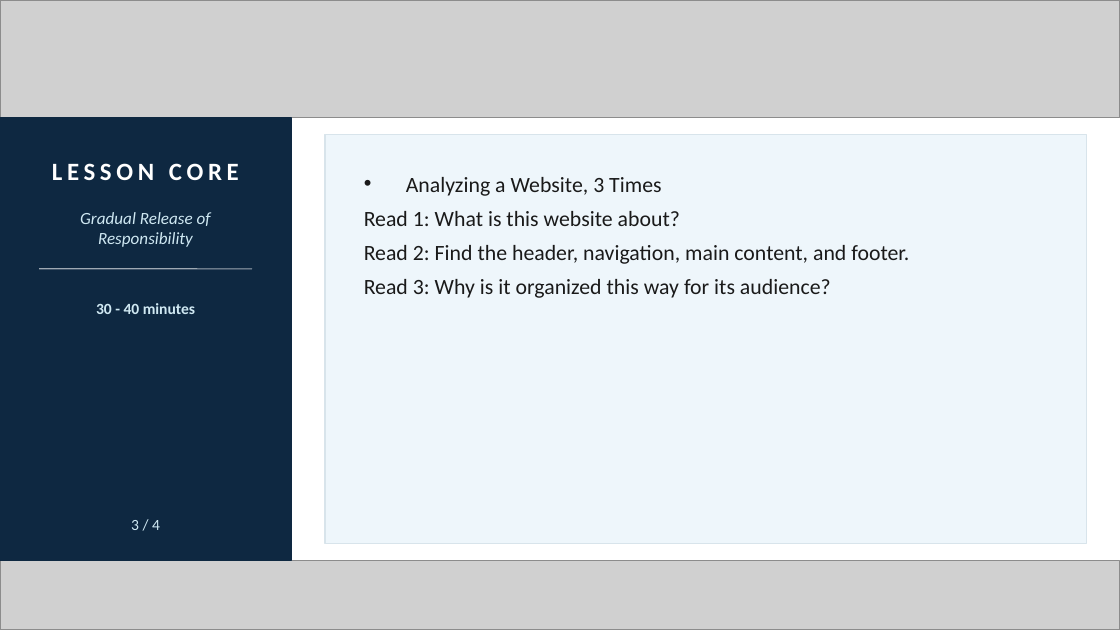
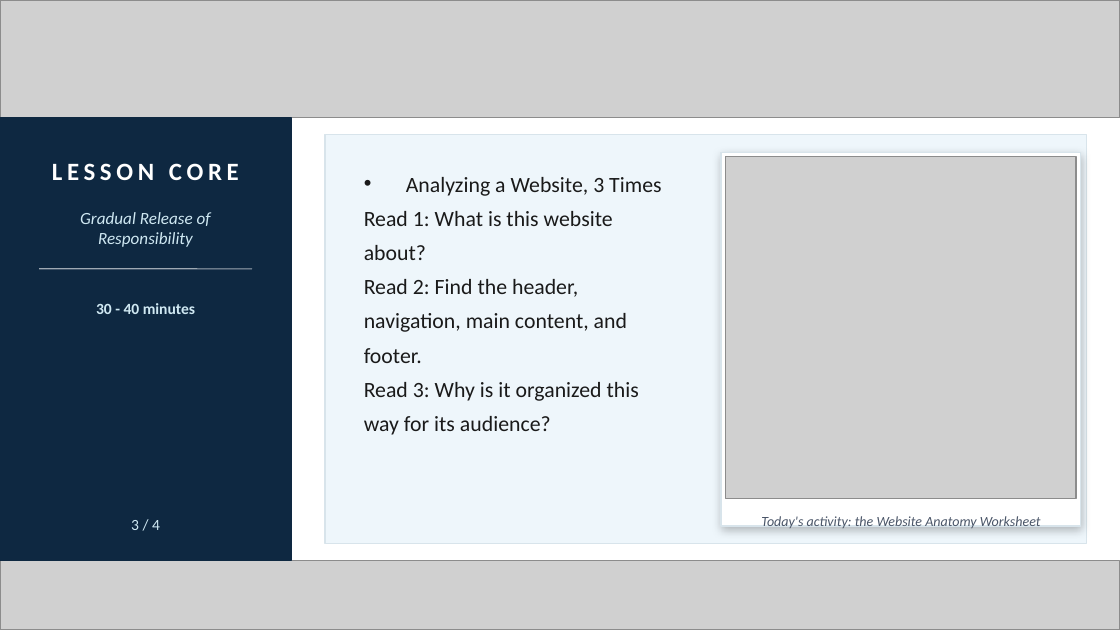
Before and after one commit to Arwa-Abboud/design1-term1-html-unit, a slide deck: slide 10 of resources/week-01/W1L3 - What Is HTML.pptx (slide 9 before the commit). Drawn at 1120x630 pixels with LibreOffice and Linux fonts; fonts in the diff are those of the drawing; grey boxes stand for pictures. Boxes give left, top, right and bottom in pixels: in the first picture for what was removed or moved away, otherwise in the second. Text is boxed around its words. In the diff, an @@ line names an element or a change of style, - is before the commit and + after.

```diff
--- a/resources/week-01/W1L3 - What Is HTML.pptx
+++ b/resources/week-01/W1L3 - What Is HTML.pptx
@@ text "Analyzing a Website, 3 Times" rewrapped from (x1=364, y1=177, x2=909, y2=298) to (x1=364, y1=177, x2=661, y2=435) @@
@@ rectangle added at (x1=721, y1=152, x2=1081, y2=525), fill #FFFFFF, outline #D8E4EB 1 pt @@
@@ picture added at (x1=726, y1=157, x2=1076, y2=500) @@
@@ text added at (x1=761, y1=515, x2=1041, y2=528), 9 pt, text #4A5568, italic @@
+Today's activity: the Website Anatomy Worksheet
```
Also in this commit, not shown: 1 slide added, 1 other file.
